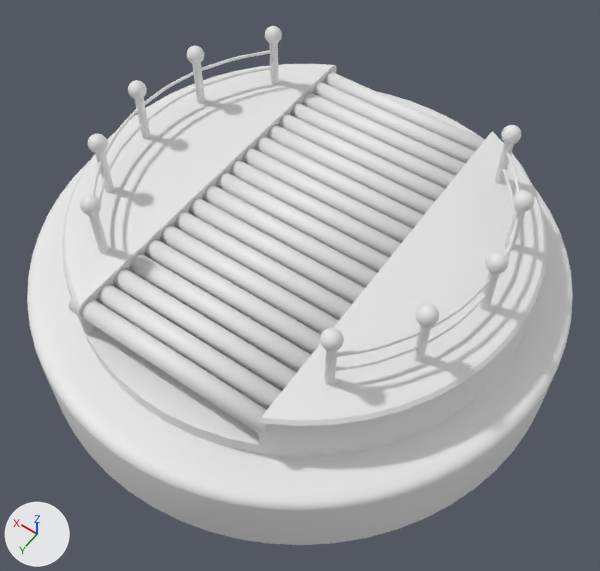
What one commit did to the FBX model Assets/step01/model/01_rotateplane.FBX.
Before and after are seen from a 50 mm lens placed at (-32.92, -8.17, 5.68), pointed at (-30.62, -11.39, 0.62). Every picture has the same lights, and +X, +Y and +Z are marked at lower left. Where no turn or scale is listed for an object, it has been applied to the vertices.
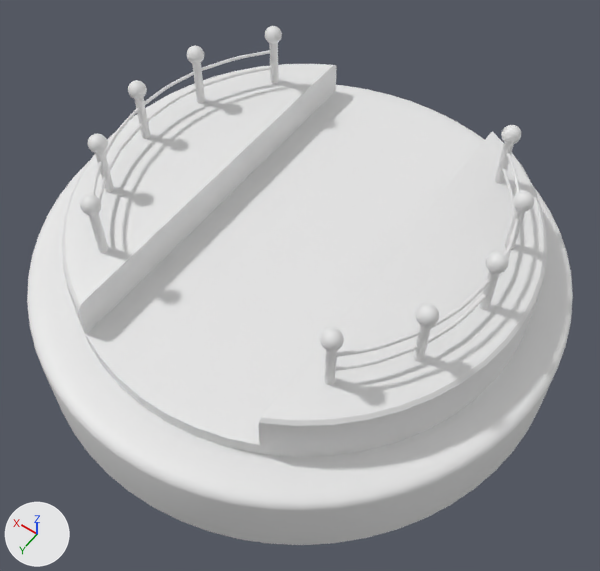
Changed parts and their boxes [x1, y1, x2, y2] in the pictures (600 x 571 px):
```json
{"object": "Cylinder373", "change": "deleted", "before": [69, 297, 271, 436]}
{"object": "Cylinder372", "change": "deleted", "before": [97, 284, 282, 409]}
{"object": "Cylinder371", "change": "deleted", "before": [114, 269, 297, 391]}
{"object": "Cylinder370", "change": "deleted", "before": [130, 254, 311, 372]}
{"object": "Cylinder369", "change": "deleted", "before": [145, 239, 321, 355]}
{"object": "Cylinder368", "change": "deleted", "before": [160, 225, 339, 334]}
{"object": "Cylinder367", "change": "deleted", "before": [175, 211, 352, 320]}
{"object": "Cylinder366", "change": "deleted", "before": [189, 198, 365, 304]}
{"object": "Cylinder365", "change": "deleted", "before": [203, 185, 377, 288]}
{"object": "Cylinder364", "change": "deleted", "before": [216, 172, 389, 273]}
{"object": "Cylinder363", "change": "deleted", "before": [229, 160, 401, 258]}
{"object": "Cylinder362", "change": "deleted", "before": [242, 148, 413, 243]}
{"object": "Cylinder361", "change": "deleted", "before": [255, 136, 424, 229]}
{"object": "Cylinder360", "change": "deleted", "before": [267, 125, 434, 215]}
{"object": "Cylinder359", "change": "deleted", "before": [279, 113, 445, 202]}
{"object": "Cylinder358", "change": "deleted", "before": [290, 103, 455, 189]}
{"object": "Cylinder357", "change": "deleted", "before": [302, 92, 466, 176]}
{"object": "Cylinder356", "change": "deleted", "before": [313, 82, 475, 163]}
{"object": "Cylinder", "change": "deleted", "before": [324, 71, 485, 151]}
```

Scene script edits in JSON lines:
```json
{"op": "remove", "block": "ob_cylinder373", "code": ["ob_cylinder373 = bpy.data.objects.new('Cylinder373', me_mesh_018)", "ob_cylinder373.location = (-30.456, -10.108, 1.025)"]}
{"op": "remove", "block": "ob_cylinder364", "code": ["ob_cylinder364 = bpy.data.objects.new('Cylinder364', me_mesh_009)", "ob_cylinder364.location = (-30.456, -11.621, 1.025)"]}
{"op": "remove", "block": "ob_cylinder369", "code": ["ob_cylinder369 = bpy.data.objects.new('Cylinder369', me_mesh_014)", "ob_cylinder369.location = (-30.456, -10.779, 1.025)"]}
{"op": "remove", "block": "ob_cylinder372", "code": ["ob_cylinder372 = bpy.data.objects.new('Cylinder372', me_mesh_017)", "ob_cylinder372.location = (-30.456, -10.273, 1.025)"]}
{"op": "remove", "block": "ob_cylinder357", "code": ["ob_cylinder357 = bpy.data.objects.new('Cylinder357', me_mesh_002)", "ob_cylinder357.location = (-30.456, -12.801, 1.025)"]}
{"op": "remove", "block": "ob_cylinder367", "code": ["ob_cylinder367 = bpy.data.objects.new('Cylinder367', me_mesh_012)", "ob_cylinder367.location = (-30.456, -11.116, 1.025)"]}
{"op": "remove", "block": "ob_cylinder366", "code": ["ob_cylinder366 = bpy.data.objects.new('Cylinder366', me_mesh_011)", "ob_cylinder366.location = (-30.456, -11.284, 1.025)"]}
{"op": "remove", "block": "ob_cylinder365", "code": ["ob_cylinder365 = bpy.data.objects.new('Cylinder365', me_mesh_010)", "ob_cylinder365.location = (-30.456, -11.453, 1.025)"]}
{"op": "remove", "block": "ob_cylinder", "code": ["ob_cylinder = bpy.data.objects.new('Cylinder', me_mesh)", "ob_cylinder.location = (-30.456, -13.138, 1.025)"]}
{"op": "remove", "block": "ob_cylinder371", "code": ["ob_cylinder371 = bpy.data.objects.new('Cylinder371', me_mesh_016)", "ob_cylinder371.location = (-30.456, -10.441, 1.025)"]}
{"op": "remove", "block": "ob_cylinder360", "code": ["ob_cylinder360 = bpy.data.objects.new('Cylinder360', me_mesh_005)", "ob_cylinder360.location = (-30.456, -12.295, 1.025)"]}
{"op": "remove", "block": "ob_cylinder368", "code": ["ob_cylinder368 = bpy.data.objects.new('Cylinder368', me_mesh_013)", "ob_cylinder368.location = (-30.456, -10.947, 1.025)"]}
{"op": "remove", "block": "ob_cylinder358", "code": ["ob_cylinder358 = bpy.data.objects.new('Cylinder358', me_mesh_003)", "ob_cylinder358.location = (-30.456, -12.632, 1.025)"]}
{"op": "remove", "block": "ob_cylinder370", "code": ["ob_cylinder370 = bpy.data.objects.new('Cylinder370', me_mesh_015)", "ob_cylinder370.location = (-30.456, -10.61, 1.025)"]}
{"op": "remove", "block": "ob_cylinder362", "code": ["ob_cylinder362 = bpy.data.objects.new('Cylinder362', me_mesh_007)", "ob_cylinder362.location = (-30.456, -11.958, 1.025)"]}
{"op": "remove", "block": "ob_cylinder359", "code": ["ob_cylinder359 = bpy.data.objects.new('Cylinder359', me_mesh_004)", "ob_cylinder359.location = (-30.456, -12.464, 1.025)"]}
{"op": "remove", "block": "ob_cylinder356", "code": ["ob_cylinder356 = bpy.data.objects.new('Cylinder356', me_mesh_001)", "ob_cylinder356.location = (-30.456, -12.97, 1.025)"]}
{"op": "remove", "block": "ob_cylinder361", "code": ["ob_cylinder361 = bpy.data.objects.new('Cylinder361', me_mesh_006)", "ob_cylinder361.location = (-30.456, -12.127, 1.025)"]}
{"op": "remove", "block": "ob_cylinder363", "code": ["ob_cylinder363 = bpy.data.objects.new('Cylinder363', me_mesh_008)", "ob_cylinder363.location = (-30.456, -11.79, 1.025)"]}
```
